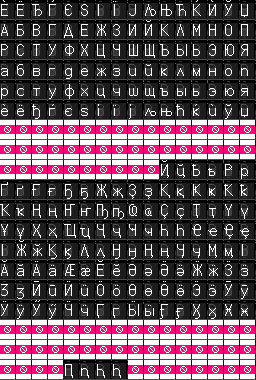
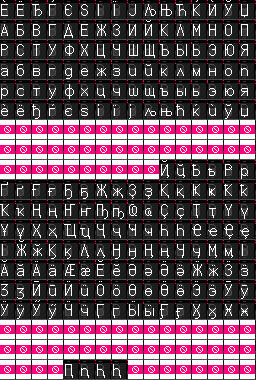
Layer changes from the first w=256, h=380 image to the second:
painted on "Width binary codes" over [63, 180, 176, 242]
painted on "Glyphs" over [3, 10, 245, 259]
